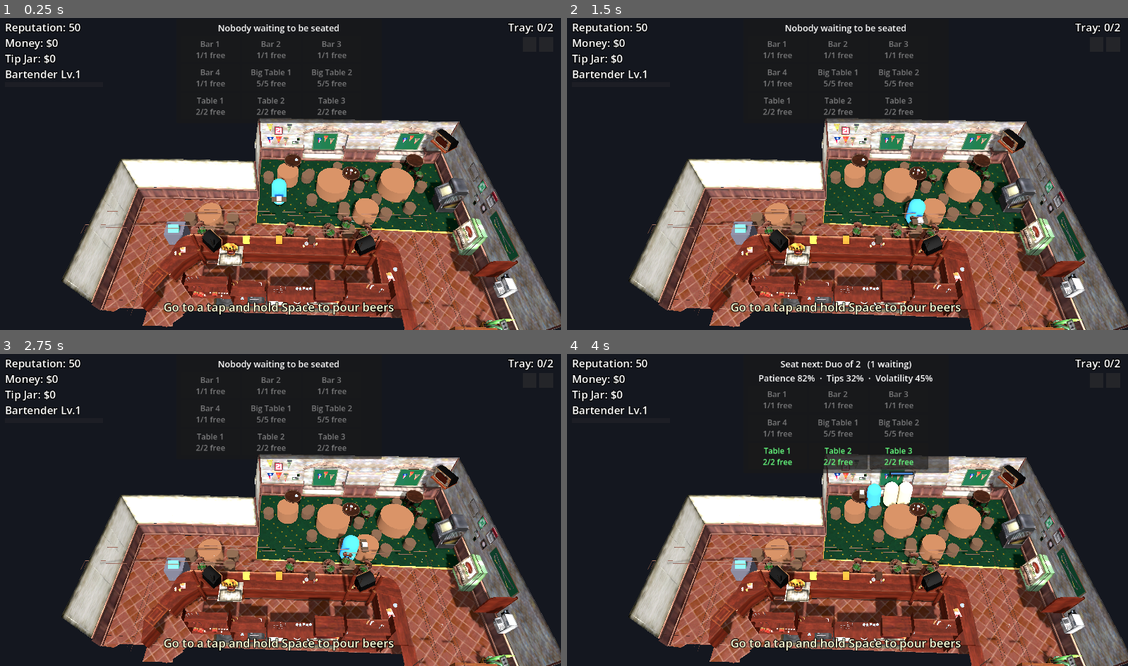
Above: before the commit, frames 1-4 (two rows, left to right).
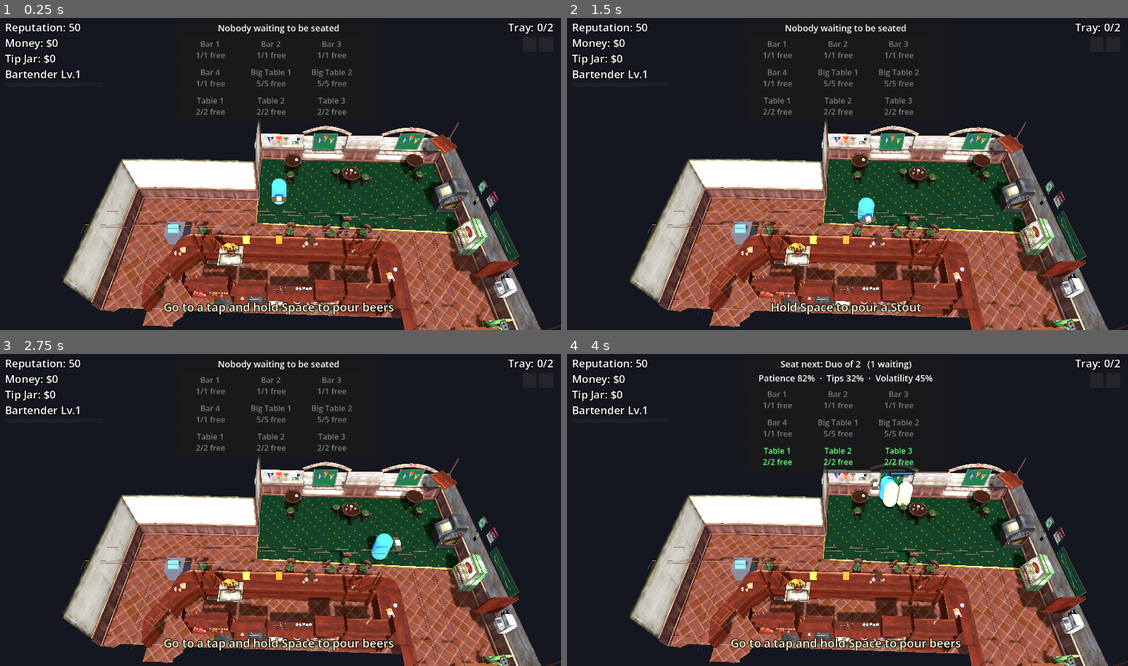
Above: after the commit, the same moments.

Repository: derrxb/puzzles
Game: Godot game, scene res://scenes/Main.tscn
Two runs of this game, one before a commit and one after it. Both use one fixed random seed, a clock stepped at 60 frames per second and the inputs below.
Inputs (mouse positions are in pixels of both pictures, inside the frame that each line leads up to):
- Up to frame 1 (0.25 s): no input
- Up to frame 2 (1.5 s): tap Enter at 0.5 s; move the mouse to (970, 155) at 0.52 s; hold D (move_right) 0.53-1.28 s; hold Space (pour) 0.53-1.28 s; click (970, 155) at 0.67 s; move the mouse to (735, 186) at 1.27 s; hold S (move_down) from 1.28 s (still down); tap Q (dump) at 1.35 s
- Up to frame 3 (2.75 s): tap Space (pour) at 1.55, 2 s; move the mouse to (336, 438) at 2.02 s; release S (move_down) at 2.03 s; hold D (move_right) from 2.03 s (still down); hold Space (pour) from 2.03 s (still down)
- Up to frame 4 (4 s): move the mouse to (819, 572) at 2.77 s; release D (move_right) at 2.78 s; release Space (pour) at 2.78 s; hold W (move_up) 2.78-3.53 s; tap Space (pour) at 2.85 s; click (819, 572) at 2.92 s; move the mouse to (1015, 556) at 3.52 s; hold A (move_left) from 3.53 s (still down); hold Space (pour) from 3.53 s (still down); tap Q (dump) at 3.6 s

The runs differ from the first frame. In frame 1, 7.1% of the frame differs, in the area x 32-100%, y 32-100%; in frame 2, 8.4%, in the area x 29-100%, y 32-100%; in frame 3, 7.3%; in frame 4, 7.3%.

Commit message:
chore: current setup

Diff:
--- a/bar-rush/scenes/Table.tscn
+++ b/bar-rush/scenes/Table.tscn
@@ -34,18 +34,20 @@
 mesh = SubResource("mesh_top")
 material_override = SubResource("mat_top")
 
+; Seats sit on the model's two stools, which are on the near (+z, camera) side of
+; each round pub table and a bit narrower than the table's full width.
 [node name="Seat0" type="Node3D" parent="."]
-transform = Transform3D(1, 0, 0, 0, 1, 0, 0, 0, 1, -1.1, 0, 0)
+transform = Transform3D(1, 0, 0, 0, 1, 0, 0, 0, 1, -0.8, 0, 0.55)
 
 [node name="Seat1" type="Node3D" parent="."]
-transform = Transform3D(1, 0, 0, 0, 1, 0, 0, 0, 1, 1.1, 0, 0)
+transform = Transform3D(1, 0, 0, 0, 1, 0, 0, 0, 1, 0.8, 0, 0.55)
 
 [node name="StoolA" type="MeshInstance3D" parent="."]
-transform = Transform3D(1, 0, 0, 0, 1, 0, 0, 0, 1, -1.1, 0.25, 0)
+transform = Transform3D(1, 0, 0, 0, 1, 0, 0, 0, 1, -0.8, 0.25, 0.55)
 mesh = SubResource("mesh_stool")
 material_override = SubResource("mat_stool")
 
 [node name="StoolB" type="MeshInstance3D" parent="."]
-transform = Transform3D(1, 0, 0, 0, 1, 0, 0, 0, 1, 1.1, 0.25, 0)
+transform = Transform3D(1, 0, 0, 0, 1, 0, 0, 0, 1, 0.8, 0.25, 0.55)
 mesh = SubResource("mesh_stool")
 material_override = SubResource("mat_stool")
--- a/bar-rush/scripts/bar_environment.gd
+++ b/bar-rush/scripts/bar_environment.gd
@@ -9,11 +9,16 @@
 #   FrontSide_10 - overhead beam
 #   FrontSide_16 - overhead beam
 #   FrontSide_28 - the overhead frame (diagonal rafters + perimeter top rails)
+#   FrontSide_6/17/33/46/59/66 - overhead beam/rafter layers + perimeter railings
+#     that cross the view at low angles (all elevated: AABB bottom > 1.6, so none
+#     are floor-standing walls).
 # Add more names here if other overhead pieces ever intrude.
 extends Node3D
 
 const HIDDEN_MESHES: Array[String] = [
 	"FrontSide_4", "FrontSide_10", "FrontSide_16", "FrontSide_28",
+	"FrontSide_6", "FrontSide_17", "FrontSide_33", "FrontSide_46",
+	"FrontSide_59", "FrontSide_66",
 ]
 
 
--- a/bar-rush/scripts/main.gd
+++ b/bar-rush/scripts/main.gd
@@ -46,18 +46,21 @@
 	# are kept inside that or customers would sit outside the walls. See the
 	# BarEnvironment transform in Main.tscn.
 
-	# Bar stools for SINGLES: along the front of the counter (counter is at z=5).
-	var bar_x := [-3.5, -2.5, 2.5, 3.5]
-	for i in bar_x.size():
-		_place(STOOL, Vector3(bar_x[i], 0, 4.0), Globals.SeatKind.BAR, "Bar %d" % (i + 1))
+	# Bar stools for SINGLES: placed dead-centre on the model's green plaid-topped
+	# stools (three along the front of the green room at z~3.8, one on the right).
+	var bar_pos := [Vector3(0.9, 0, 3.9), Vector3(2.7, 0, 3.9), Vector3(4.5, 0, 3.9), Vector3(7.0, 0, 0.3)]
+	for i in bar_pos.size():
+		_place(STOOL, bar_pos[i], Globals.SeatKind.BAR, "Bar %d" % (i + 1))
 
-	# Small tables for DUOS: tucked around the open floor.
-	var smalls := [Vector3(-3.5, 0, 3.3), Vector3(4.5, 0, 3.0), Vector3(0.5, 0, 0.5)]
+	# Small tables for DUOS: centred on the model's round wooden pub tables so the
+	# two seats (Seat0/Seat1 at x=+/-1.1) flank each table evenly.
+	var smalls := [Vector3(1.3, 0, -0.6), Vector3(4.1, 0, 0.3), Vector3(7.9, 0, -0.6)]
 	for i in smalls.size():
 		_place(SMALL_TABLE, smalls[i], Globals.SeatKind.SMALL, "Table %d" % (i + 1))
 
-	# Big tables for GROUPS: in the green games room where there's room for 5 seats.
-	var larges := [Vector3(3, 0, 1.2), Vector3(6.5, 0, 1.2)]
+	# Big tables for GROUPS: the model has no large tables, so these 5-seat rings
+	# sit in the two most open patches of the green games-room carpet.
+	var larges := [Vector3(6.3, 0, 1.7), Vector3(2.3, 0, 1.8)]
 	for i in larges.size():
 		_place(LARGE_TABLE, larges[i], Globals.SeatKind.LARGE, "Big Table %d" % (i + 1))
 
--- a/bar-rush/scripts/player.gd
+++ b/bar-rush/scripts/player.gd
@@ -20,9 +20,10 @@
 @export var serve_range: float = 2.0
 
 # --- Pour model (modeled on a real keg; see research notes) -------------------
-# A full pour takes ~6s. Foam grows from AGITATION, which is worse when the glass
+# A full pour takes ~4s. Foam grows from AGITATION, which is worse when the glass
 # is upright/full (auto-tilt). Foam always settles, turning partly back to liquid.
-@export var fill_rate: float = 0.15     # liquid per second at full flow
+# (fill_rate is the single knob for pour speed -- raise it for faster pours.)
+@export var fill_rate: float = 0.25     # liquid per second at full flow
 @export var foam_conv: float = 1.1      # foam made per unit beer at max agitation
 @export var agit_min: float = 0.10      # agitation when tilted/gentle (low fill)
 @export var agit_max: float = 1.0       # agitation when upright/full
--- a/bar-rush/scripts/table.gd
+++ b/bar-rush/scripts/table.gd
@@ -17,6 +17,13 @@
 # A human label for the seating panel, e.g. "Bar 1" or "Table 2". Set by main.gd.
 var label: String = "Table"
 
+# When false (default), the placeholder furniture MESHES (the crude cylinders:
+# Top, StoolA/B, Seat, Stool0..4) are hidden -- the imported "Old bar" model
+# provides the visible tables/stools instead. The invisible "Seat" markers and
+# the collision shape always stay active. Flip on in the editor to see the old
+# placeholder furniture again (handy when tuning seat positions).
+@export var show_mesh := false
+
 # _occupied[i] == true means seat i currently has a customer.
 var _seat_markers: Array[Node3D] = []
 var _occupied: Array[bool] = []
@@ -35,6 +42,10 @@
 		if child is Node3D and _is_seat_marker(child.name):
 			_seat_markers.append(child)
 			_occupied.append(false)
+		# Hide the placeholder meshes unless explicitly asked to show them; the
+		# model's own furniture is the visible table/stool now.
+		if child is MeshInstance3D:
+			child.visible = show_mesh
 
 
 # --- Queries ------------------------------------------------------------------
